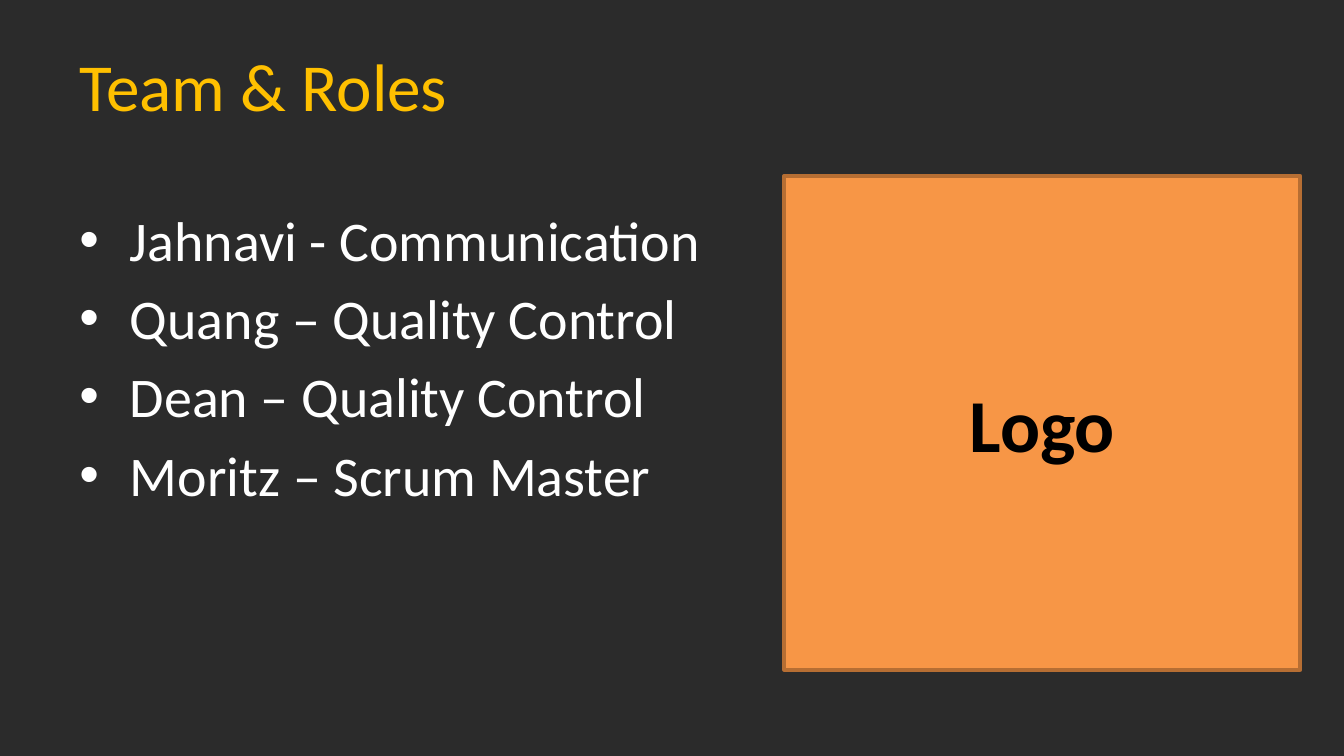
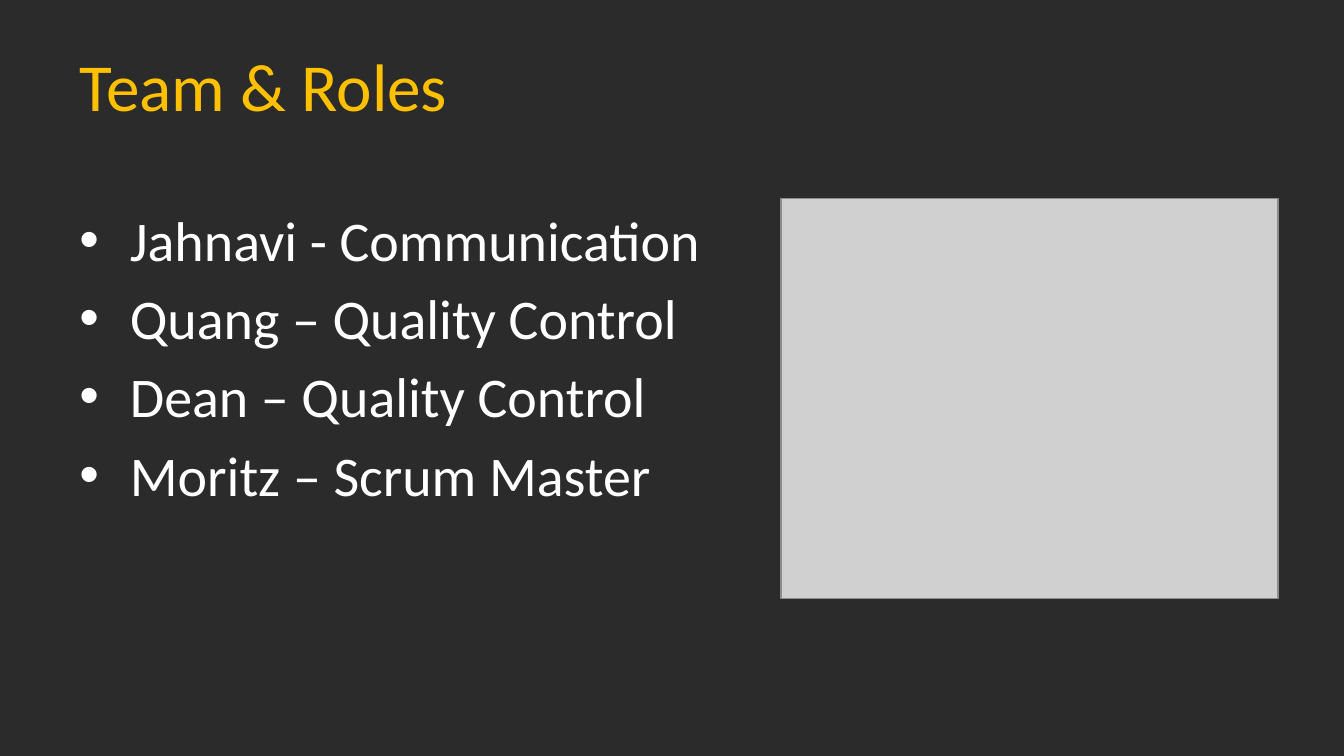
Before and after one commit to Dean161/Timebox, a slide deck: slide 2 of Publishments/03_Presentations/01_TeamPresentation.pptx. Drawn at 1344x756 pixels with LibreOffice and Linux fonts; fonts in the diff are those of the drawing; grey boxes stand for pictures; background and template pictures are left out; a plain dark background stands for a picture behind light text. Boxes give left, top, right and bottom in pixels: in the first picture for what was removed or moved away, otherwise in the second. Text is boxed around its words. In the diff, an @@ line names an element or a change of style, - is before the commit and + after.

```diff
--- a/Publishments/03_Presentations/01_TeamPresentation.pptx
+++ b/Publishments/03_Presentations/01_TeamPresentation.pptx
@@ rectangle removed at [785, 176, 1301, 669] @@
-Logo
@@ picture added at [781, 199, 1278, 599] @@
```
Also in this commit, not shown: 2 other slides changed.
